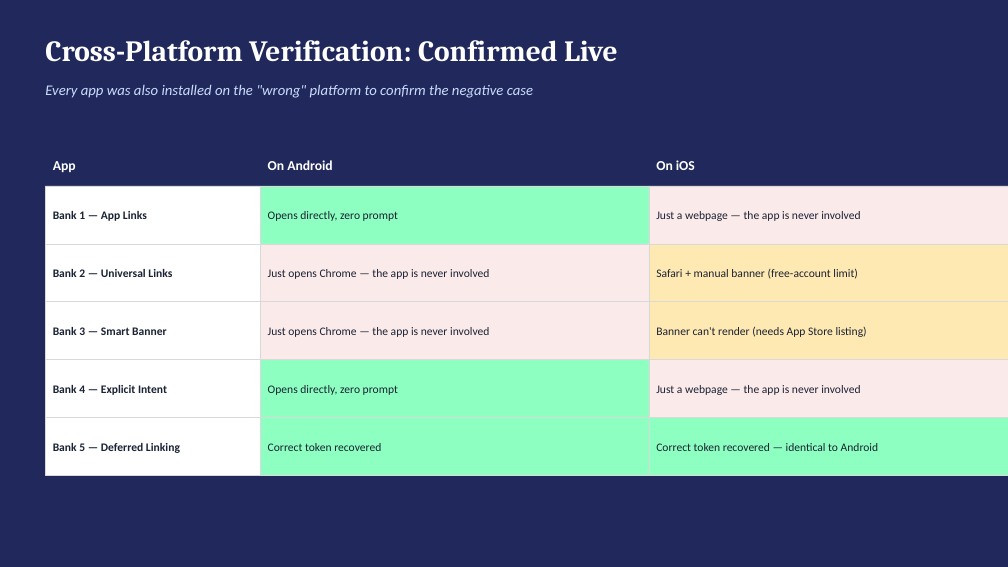
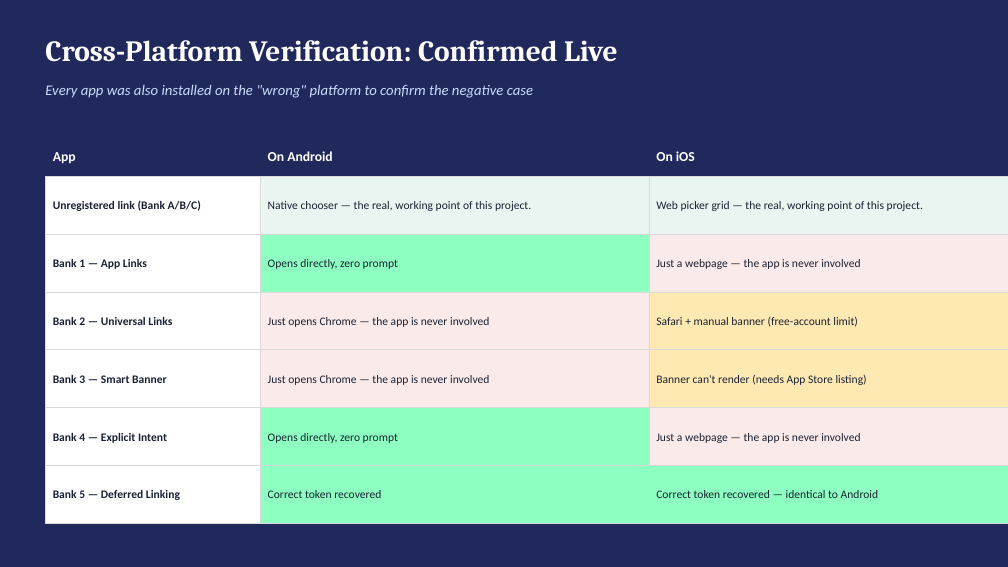
Before and after one commit to deandrehaijielim-commits/sgqr-deep-link-demo, a slide deck: slide 19 of SGQR_Deep_Linking_Simulation.pptx. Drawn at 1008x567 pixels with LibreOffice and Linux fonts; fonts in the diff are those of the drawing. Boxes give left, top, right and bottom in pixels: in the first picture for what was removed or moved away, otherwise in the second. Text is boxed around its words. In the diff, an @@ line names an element or a change of style, - is before the commit and + after.

```diff
--- a/SGQR_Deep_Linking_Simulation.pptx
+++ b/SGQR_Deep_Linking_Simulation.pptx
@@ 4 rectangles: place and size @@
-4 rectangles at [45,144,1008,360]
+4 rectangles at [45,136,1008,350]
@@ rectangle added at [45,176,260,234], fill #FFFFFF, outline #D9D9D9 0.5 pt, 11 pt, text #1A2233, bold @@
+Unregistered link (Bank A/B/C)
@@ rectangle added at [260,176,649,234], fill #E8F5F0, outline #D9D9D9 0.5 pt, 11 pt, text #1A2233 @@
+Native chooser — the real, working point of this project.
@@ rectangle added at [649,176,1008,234], fill #E8F5F0, outline #D9D9D9 0.5 pt, 11 pt, text #1A2233 @@
+Web picker grid — the real, working point of this project.
@@ rectangle "Just opens Chrome — the ...": place and size @@
-rectangle "Just opens Chrome — the ..." at [260,244,649,302]
+rectangle "Just opens Chrome — the ..." at [260,350,649,408]
@@ 13 rectangles: place and size @@
-13 rectangles at [45,186,1008,476]
+13 rectangles at [45,234,1008,524]
```
Also in this commit, not shown: 1 other slide changed, 1 other file.
